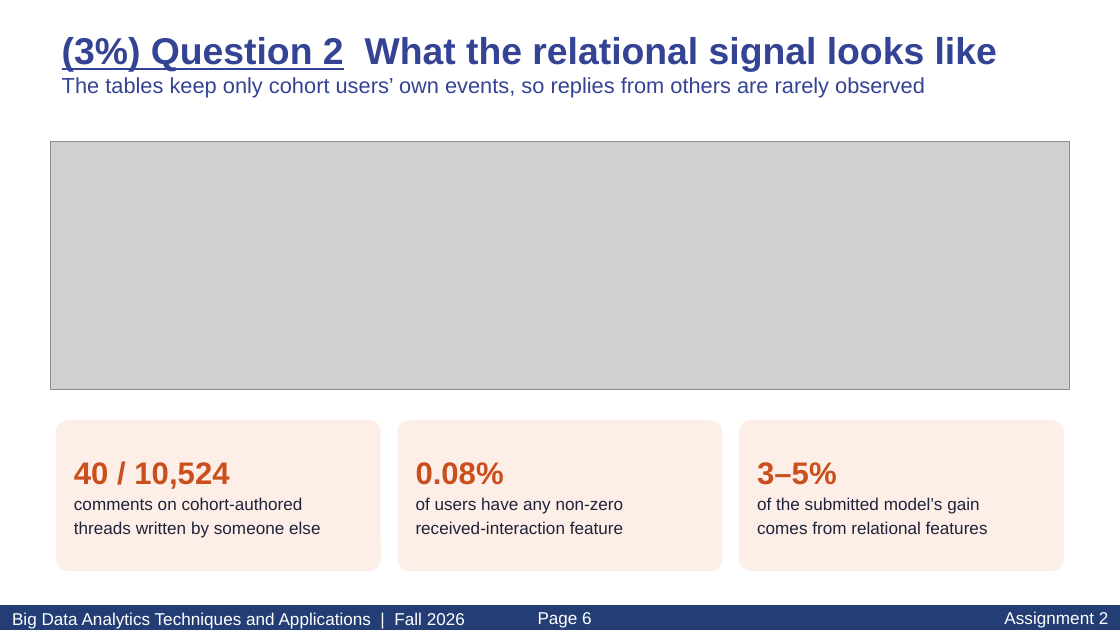
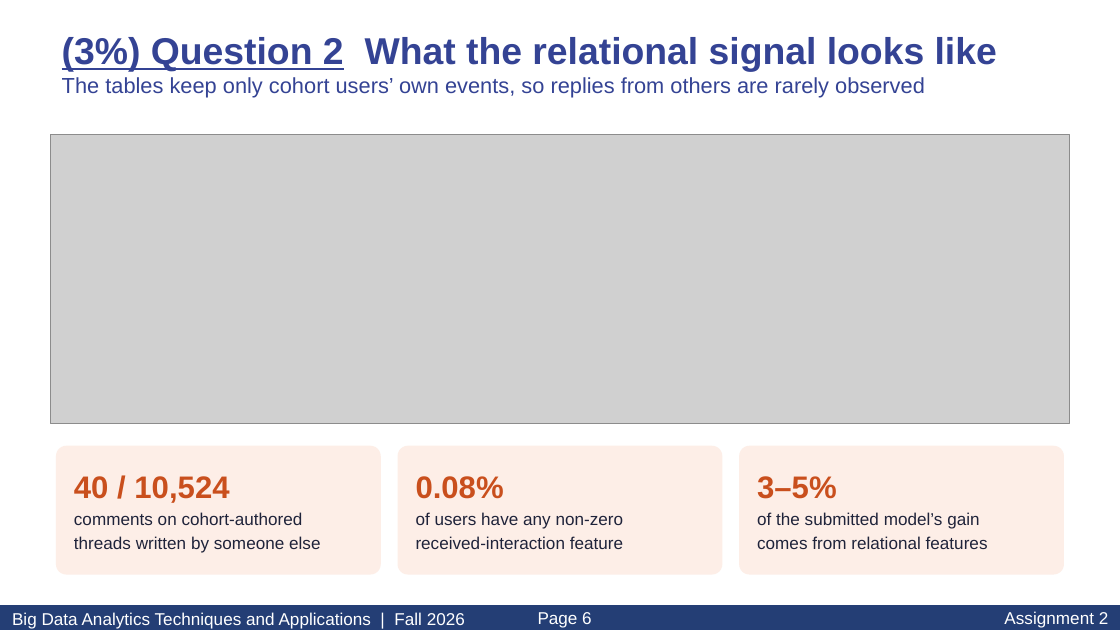
Before and after one commit to ellatso/NYCU-BigData-Assignment2, a slide deck: slide 6 of report_materials/Asg2_113700058.pptx. Drawn at 1120x630 pixels with LibreOffice and Linux fonts; fonts in the diff are those of the drawing; grey boxes stand for pictures. Boxes give left, top, right and bottom in pixels: in the first picture for what was removed or moved away, otherwise in the second. Text is boxed around its words. In the diff, an @@ line names an element or a change of style, - is before the commit and + after.

```diff
--- a/report_materials/Asg2_113700058.pptx
+++ b/report_materials/Asg2_113700058.pptx
@@ picture: place and size @@
-picture at [50, 141, 1070, 389]
+picture at [50, 134, 1070, 423]
@@ rounded rectangle: place and size @@
-rounded rectangle at [56, 420, 381, 571]
+rounded rectangle at [56, 446, 381, 575]
@@ rounded rectangle: place and size @@
-rounded rectangle at [398, 420, 722, 571]
+rounded rectangle at [398, 446, 722, 575]
@@ rounded rectangle: place and size @@
-rounded rectangle at [739, 420, 1064, 571]
+rounded rectangle at [739, 446, 1064, 575]
@@ text "40 / 10,524": place and size @@
-text "40 / 10,524" at [74, 462, 320, 538]
+text "40 / 10,524" at [74, 476, 320, 553]
@@ text "0.08%": place and size @@
-text "0.08%" at [416, 462, 624, 534]
+text "0.08%" at [416, 476, 624, 549]
@@ text "3–5%": place and size @@
-text "3–5%" at [757, 462, 988, 534]
+text "3–5%" at [757, 476, 988, 549]
```
Also in this commit, not shown: 4 other slides changed, 19 other files.
